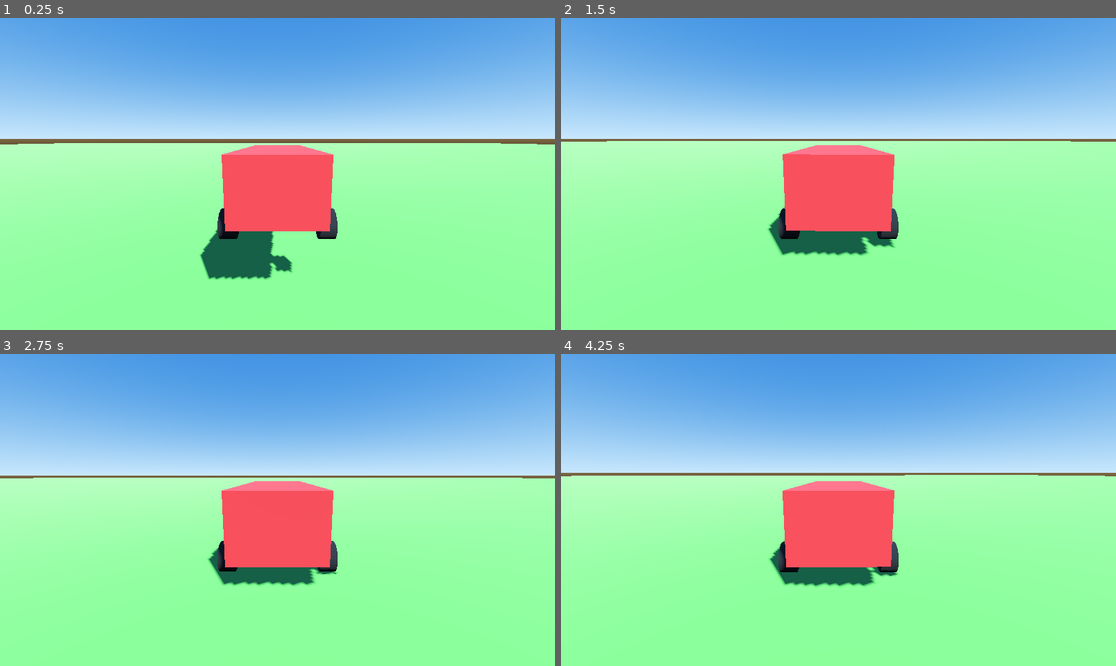
Above: before the commit, frames 1-4 (two rows, left to right).
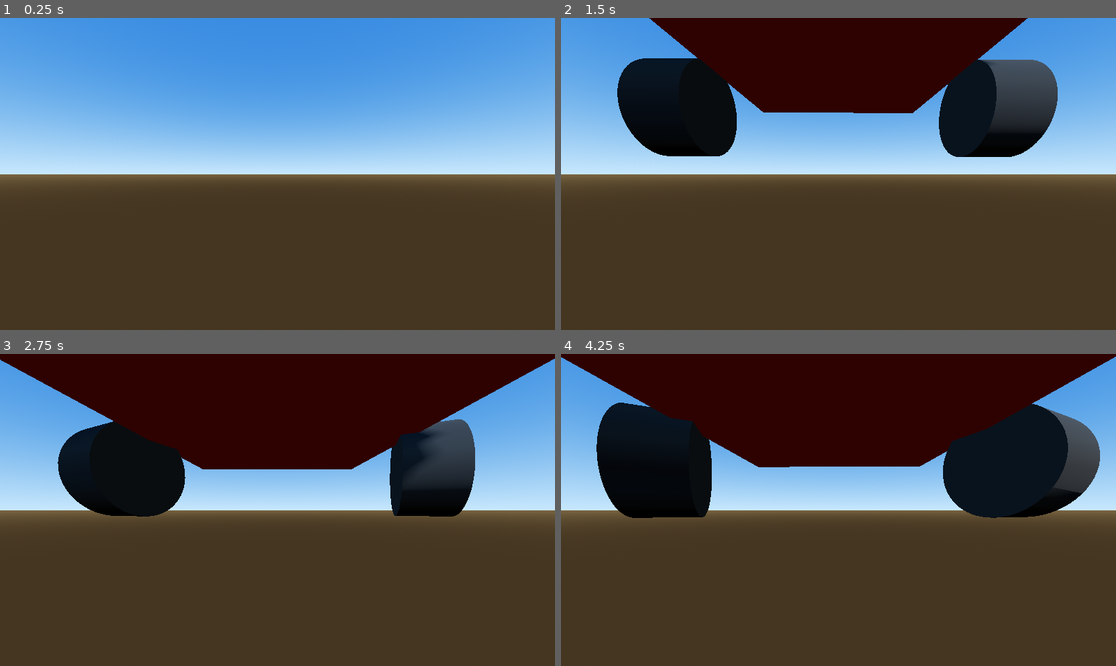
Above: after the commit, the same moments.

Repository: Escape64/truckers-simple
Game: Godot game, scene res://scenes/test_drive.tscn
Two runs of this game, one before a commit and one after it. Both use one fixed random seed, a clock stepped at 60 frames per second and the inputs below.
Inputs:
- Up to frame 1 (0.25 s): no input
- Up to frame 2 (1.5 s): hold Right (ui_right) 0.53-1.28 s; tap F (camera_toggle, bound only after the commit) at 0.6, 1.35 s; hold Down (ui_down) from 1.28 s (still down)
- Up to frame 3 (2.75 s): release Down (ui_down) at 2.03 s; hold Right (ui_right) from 2.03 s (still down); tap F (camera_toggle, bound only after the commit) at 2.1 s
- Up to frame 4 (4.25 s): release Right (ui_right) at 2.78 s; hold Up (ui_up) 2.78-3.53 s; tap F (camera_toggle, bound only after the commit) at 2.85, 3.6 s; hold Left (ui_left) from 3.53 s (still down)

The runs differ from the first frame. In frame 1, 86% of the frame differs, in the area x 0-100%, y 10-100%; in frame 2, 95%; in frame 3, 99%; in frame 4, 99%, in the area x 0-100%, y 0-100%.

Commit message:
Sprint 0.3: Камера с лагом, вид из кабины (F)
Камера отвязана от грузовика — следует с плавным лагом,
при повороте виден борт. F — переключение кабина/3-е лицо.

Co-Authored-By: Claude Sonnet 4.6 <noreply@anthropic.com>

Diff:
--- a/project.godot
+++ b/project.godot
@@ -21,6 +21,13 @@
 window/size/viewport_width=1920
 window/size/viewport_height=1080
 
+[input]
+
+camera_toggle={
+"deadzone": 0.5,
+"events": [Object(InputEventKey,"resource_local_to_scene":false,"resource_name":"","device":-1,"window_id":0,"alt_pressed":false,"shift_pressed":false,"ctrl_pressed":false,"meta_pressed":false,"pressed":false,"keycode":0,"physical_keycode":70,"key_label":0,"unicode":102,"location":0,"echo":false,"script":null)]
+}
+
 [rendering]
 
 environment/defaults/default_clear_color=Color(0.2, 0.2, 0.2, 1)
--- a/scenes/test_drive.tscn
+++ b/scenes/test_drive.tscn
@@ -1,6 +1,7 @@
 [gd_scene format=3]
 
 [ext_resource type="PackedScene" path="res://scenes/vehicles/truck_basic.tscn" id="1_truck"]
+[ext_resource type="Script" path="res://scripts/camera/camera_controller.gd" id="2_cam"]
 
 [sub_resource type="ProceduralSkyMaterial" id="ProceduralSkyMaterial_1"]
 sky_top_color = Color(0.18, 0.42, 0.78, 1)
@@ -50,3 +51,7 @@
 
 [node name="Truck" parent="." instance=ExtResource("1_truck")]
 transform = Transform3D(1, 0, 0, 0, 1, 0, 0, 0, 1, 0, 3, 0)
+
+[node name="Camera3D" type="Camera3D" parent="."]
+script = ExtResource("2_cam")
+target = NodePath("Truck")
--- a/scenes/vehicles/truck_basic.tscn
+++ b/scenes/vehicles/truck_basic.tscn
@@ -1,7 +1,6 @@
 [gd_scene format=3]
 
 [ext_resource type="Script" path="res://scripts/vehicles/vehicle_controller.gd" id="1_script"]
-[ext_resource type="Script" path="res://scripts/camera/temp_follow_camera.gd" id="2_cam"]
 
 [sub_resource type="BoxShape3D" id="BoxShape3D_body"]
 size = Vector3(2.2, 1.6, 6.0)
@@ -92,7 +91,3 @@
 transform = Transform3D(0, -1, 0, 1, 0, 0, 0, 0, 1, 0, 0, 0)
 mesh = SubResource("CylinderMesh_wheel")
 surface_material_override/0 = SubResource("Mat_wheel")
-
-[node name="Camera3D" type="Camera3D" parent="."]
-transform = Transform3D(1, 0, 0, 0, 1, 0, 0, 0, 1, 0, 2, 7)
-script = ExtResource("2_cam")
--- /dev/null
+++ b/scripts/camera/camera_controller.gd
@@ -0,0 +1,34 @@
+extends Camera3D
+
+@export var target: Node3D
+@export var follow_speed: float = 3.0       # меньше = больше лага, ленивее камера
+@export var tp_offset: Vector3 = Vector3(0, 2.5, 7.0)  # за и выше грузовика
+@export var tp_look_height: float = 0.8     # точка куда смотрим (выше центра)
+@export var fp_offset: Vector3 = Vector3(0, 1.4, -2.0) # позиция в кабине
+
+var is_first_person: bool = false
+
+func _ready() -> void:
+	if not target:
+		return
+	# Ставим камеру сразу в нужное место без плавности при старте
+	var desired = target.global_position + target.global_transform.basis * tp_offset
+	global_position = desired
+	look_at(target.global_position + Vector3(0, tp_look_height, 0), Vector3.UP)
+
+func _process(delta: float) -> void:
+	if Input.is_action_just_pressed("camera_toggle"):
+		is_first_person = not is_first_person
+
+	if not target:
+		return
+
+	if is_first_person:
+		# Кабина: жёстко к грузовику, смотрим вперёд
+		global_transform = target.global_transform
+		global_position = target.global_transform * fp_offset
+	else:
+		# 3-е лицо: плавно догоняем позицию за грузовиком
+		var desired = target.global_position + target.global_transform.basis * tp_offset
+		global_position = global_position.lerp(desired, follow_speed * delta)
+		look_at(target.global_position + Vector3(0, tp_look_height, 0), Vector3.UP)
